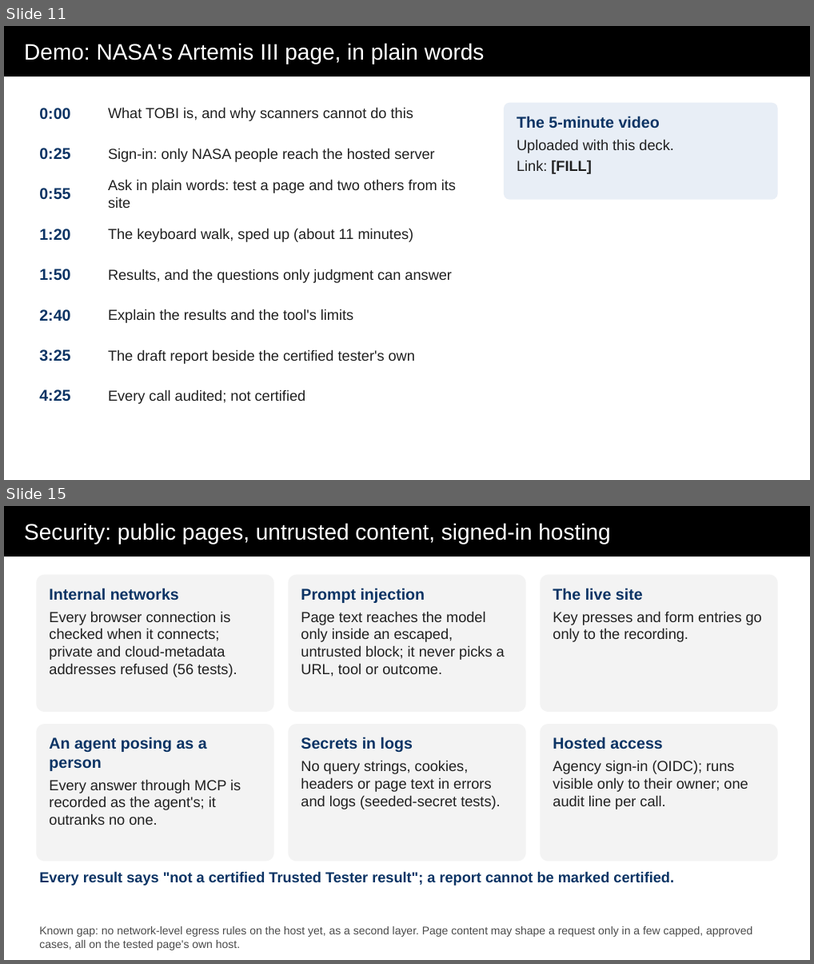
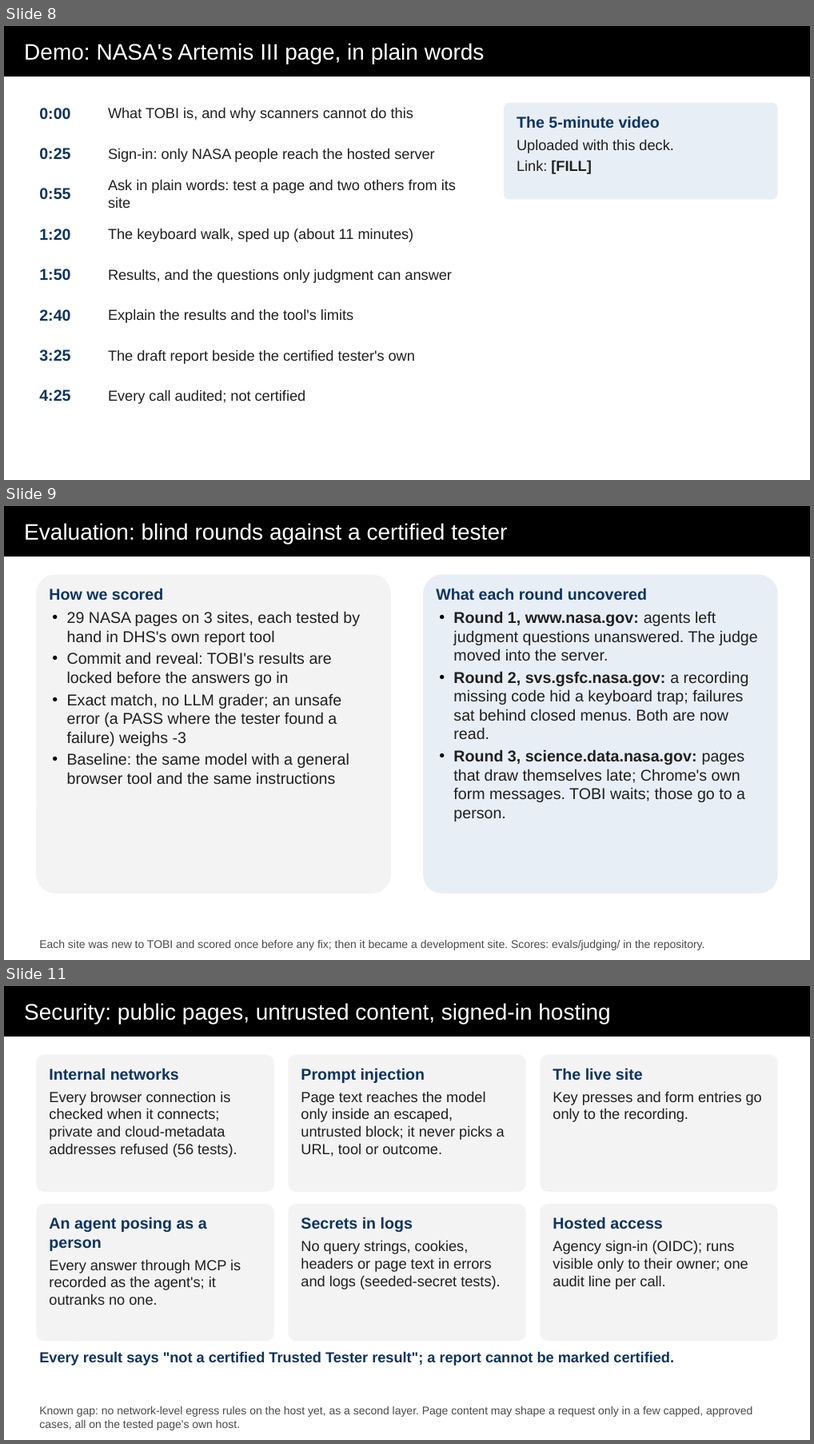
Before and after one commit to abbybowman/tobi508, a slide deck: docs/hackathon/out/TOBI-deck.pptx. Shown one above the other, each under a label of ours: slides 11 and 15 before the commit, slides 8, 9 and 11 after it; the slides between them are not shown. The pictures are 814x964 and 814x1444 pixels, drawn with LibreOffice and Linux fonts; fonts in the diff are those of the drawing. Boxes give left, top, right and bottom in pixels: in the first picture for what was removed or moved away, otherwise in the second. Text is boxed around its words. In the diff, an @@ line names an element or a change of style, - is before the commit and + after.

```diff
--- a/docs/hackathon/out/TOBI-deck.pptx
+++ b/docs/hackathon/out/TOBI-deck.pptx
@@ slide 9 added at [4,506,810,960], background #FFFFFF @@
@@ title added at [4,506,810,557], fill #000000, 20 pt, text #FFFFFF @@
+Evaluation: blind rounds against a certified tester
@@ rounded rectangle added at [36,575,391,893], fill #F3F3F3 @@
@@ rounded rectangle added at [423,575,778,893], fill #E8EEF6 @@
@@ text added at [49,588,360,784], 14 pt, text #1F1F1F @@
+How we scored
+• 29 NASA pages on 3 sites, each tested by hand in DHS's own report tool
+• Commit and reveal: TOBI's results are locked before the answers go in
+• Exact match, no LLM grader; an unsafe error (a PASS where the tester found a failure) weighs -3
+• Baseline: the same model with a general browser tool and the same instructions
@@ text added at [436,588,758,821], 14 pt, text #1F1F1F @@
+What each round uncovered
+• Round 1, www.nasa.gov: agents left judgment questions unanswered. The judge moved into the server.
+• Round 2, svs.gsfc.nasa.gov: a recording missing code hid a keyboard trap; failures sat behind closed menus. Both are now read.
+• Round 3, science.data.nasa.gov: pages that draw themselves late; Chrome's own form messages. TOBI waits; those go to a person.
@@ text added at [39,940,705,950], 10 pt, text #4A4A4A @@
+Each site was new to TOBI and scored once before any fix; then it became a development site. Scores: evals/judging/ in the repository.
@@ what was slide 11 is now slide 8 @@
@@ what was slide 15 is now slide 11 @@
```
Also in this commit, not shown: 3 slides changed, 1 other slide added, 6 slides removed, 2 other files.
